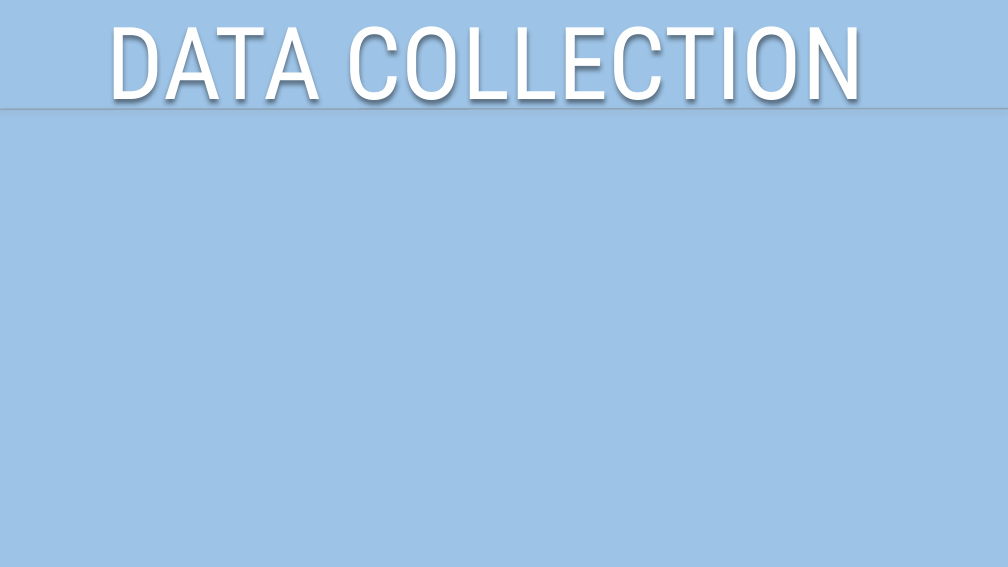
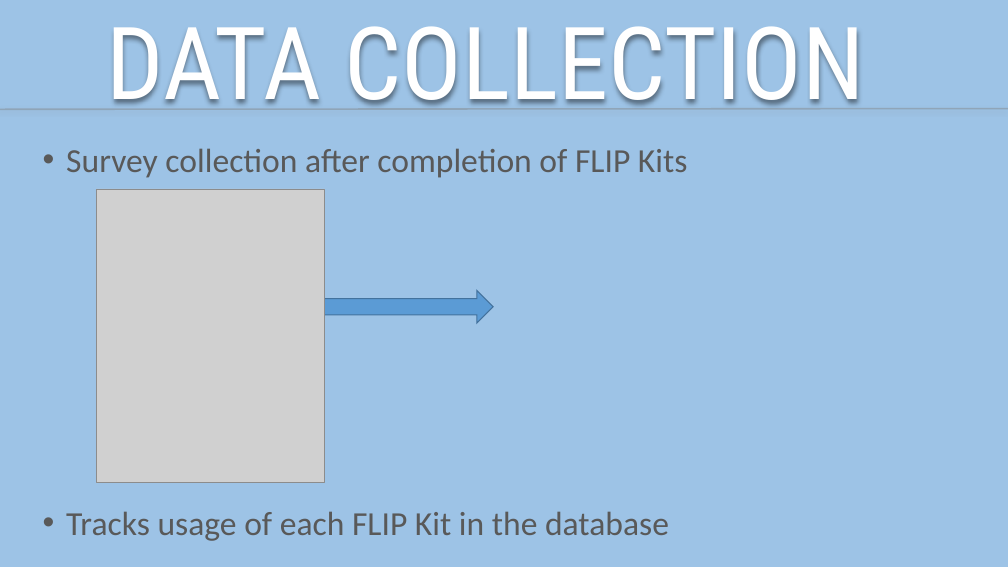
Before and after one commit to Houston2016/team-5, a slide deck: slide 5 of Presentation.pptx. Drawn at 1008x567 pixels with LibreOffice and Linux fonts; fonts in the diff are those of the drawing; grey boxes stand for pictures. Boxes give left, top, right and bottom in pixels: in the first picture for what was removed or moved away, otherwise in the second. Text is boxed around its words. In the diff, an @@ line names an element or a change of style, - is before the commit and + after.

```diff
--- a/Presentation.pptx
+++ b/Presentation.pptx
@@ text added at box(66, 148, 687, 541), 32 pt, text #595959 @@
+• Survey collection after completion of FLIP Kits
+• Tracks usage of each FLIP Kit in the database
@@ picture added at box(96, 189, 324, 482) @@
@@ right arrow added at box(299, 290, 493, 323), fill #5B9BD5, outline #43739E 1 pt @@
```
Also in this commit, not shown: 2 other slides changed, 2 slides added, 1 slide removed.
